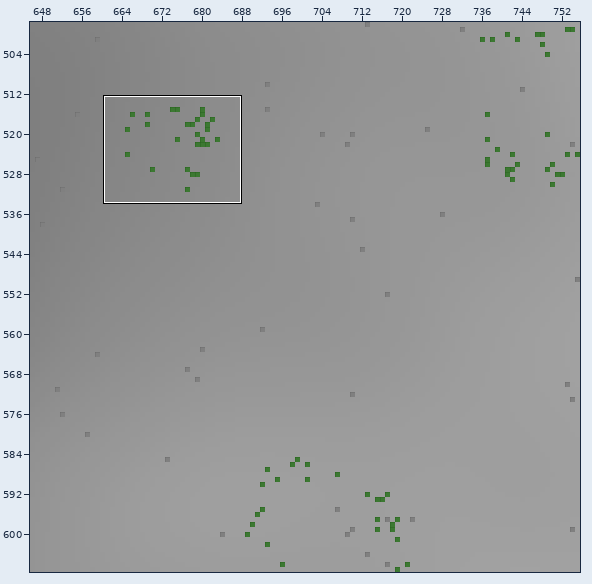
Two states of a Tiled map, content/core/maps/karhumaki.tmx. The first picture is a wide view before the edit; the outline marks the close-up.
Close-up. As it was:
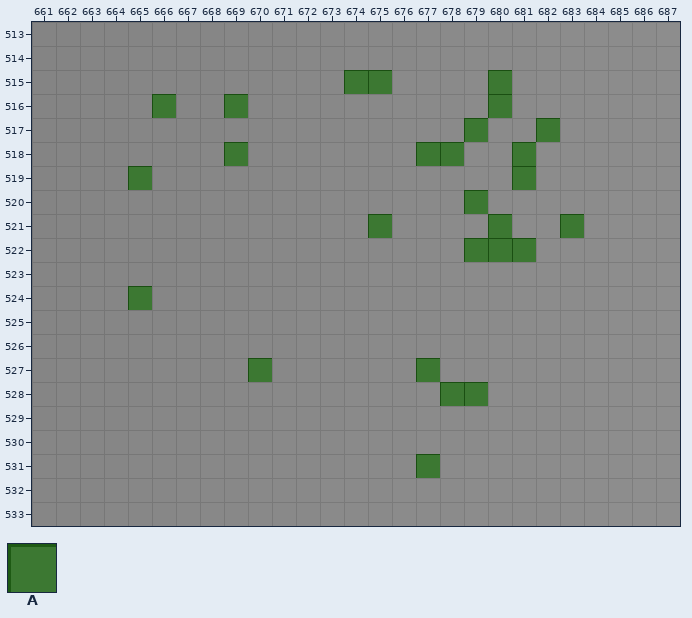
Cells are 16x16 px. Shown: x 661..687, y 513..533. The commit also changed other parts of the map, which this record leaves out.
Key: from "obstacles": A 1.
_ is an empty cell.
Layers that did not change in this view are not listed.
Layer "obstacles" before, first column x 661:
513 ___________________________
514 ___________________________
515 _____________AA____A_______
516 _____A__A__________A_______
517 __________________A__A_____
518 ________A_______AA__A______
519 ____A_______________A______
520 __________________A________
521 ______________A____A__A____
522 __________________AAA______
523 ___________________________
524 ____A______________________
525 ___________________________
526 ___________________________
527 _________A______A__________
528 _________________AA________
529 ___________________________
530 ___________________________
531 ________________A__________
532 ___________________________
533 ___________________________
After the commit:
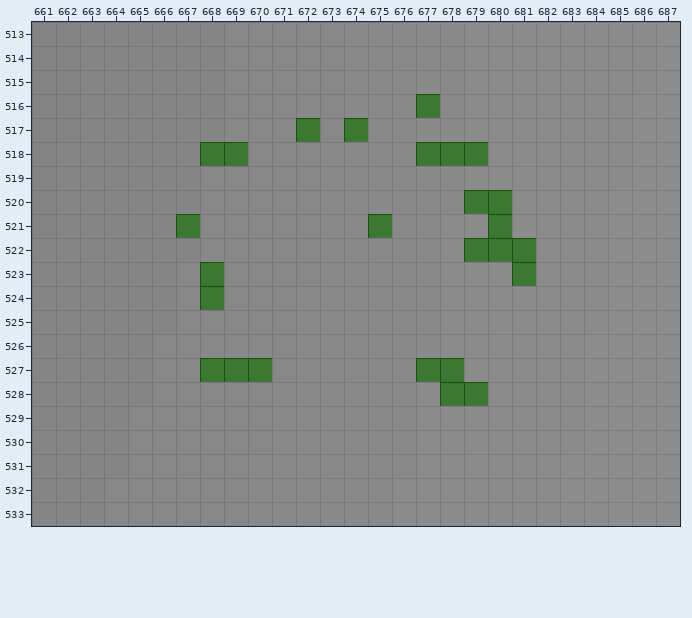
Change:
Changed rows in their new state; . is an unchanged cell.
Layer "obstacles":
first column x 665:
515 .........__...._...
516 ._.._.......A.._...
517 .......A.A...._.._.
518 ...A..........A._..
519 _..............._..
520 ...............A...
521 ..A..............._
523 ...A............A..
524 _..A...............
527 ...AA........A.....
first column x 677:
531 _
